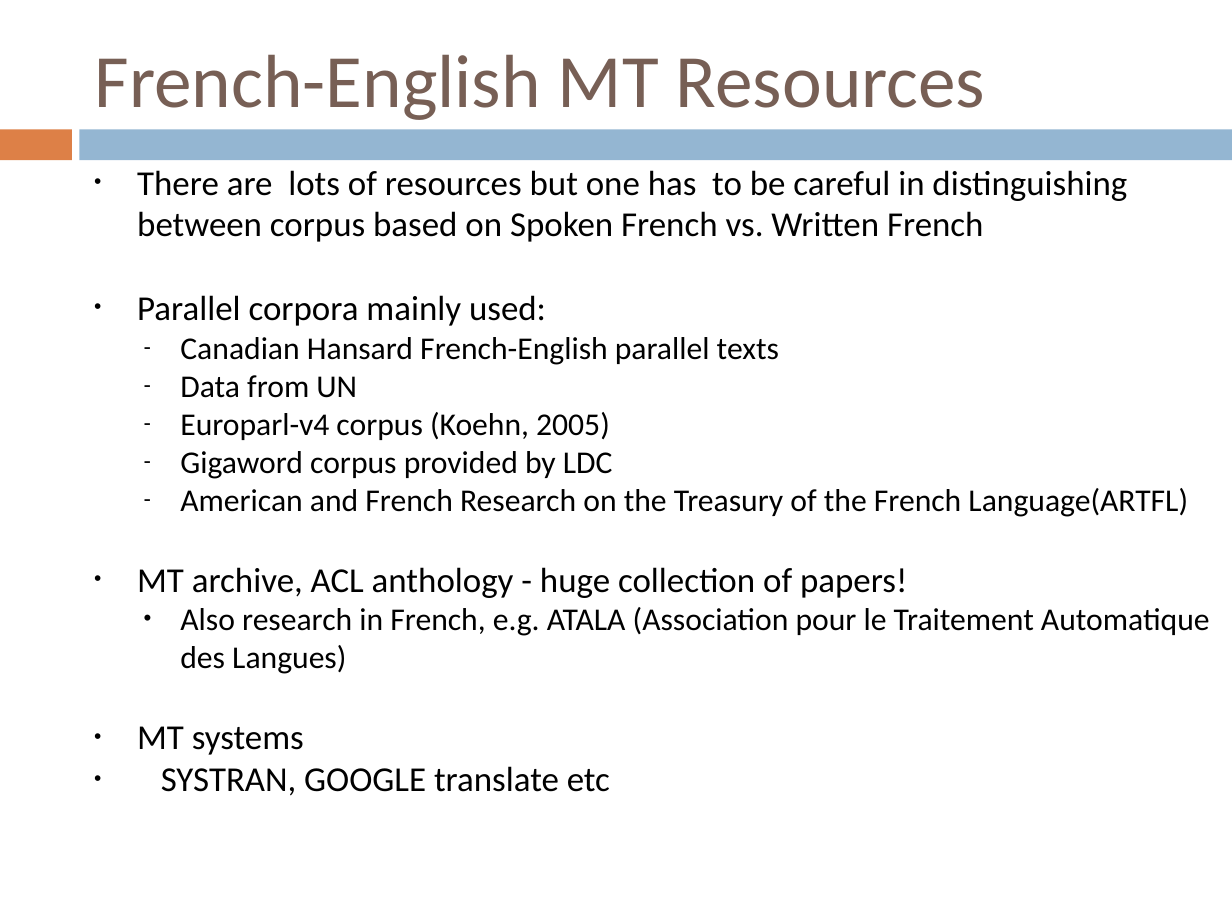
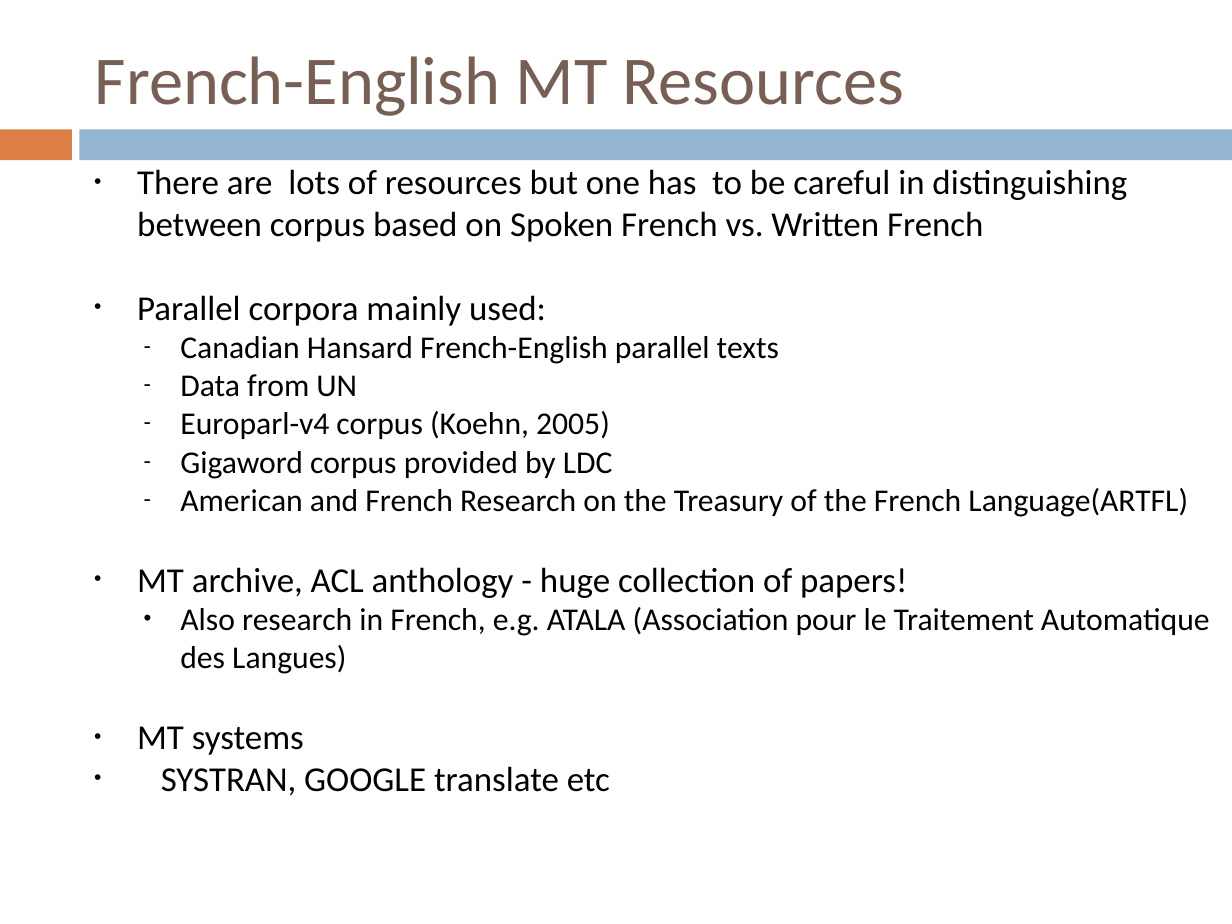
Before and after one commit to motazsaad/machine-translation-master-course, a slide deck: slide 12 of Language in 10 minutes/Lin10-French.ppt. Drawn at 1232x924 pixels with LibreOffice and Linux fonts; fonts in the diff are those of the drawing. Boxes give left, top, right and bottom in pixels: in the first picture for what was removed or moved away, otherwise in the second. Text is boxed around its words. In the diff, an @@ line names an element or a change of style, - is before the commit and + after.

```diff
--- a/Language in 10 minutes/Lin10-French.ppt
+++ b/Language in 10 minutes/Lin10-French.ppt
@@ title "French-English MT Resources" at bbox=[95, 56, 904, 116]: size 44 to 40 pt @@
```
Also in this commit, not shown: 3 other slides changed, 3 other files.
